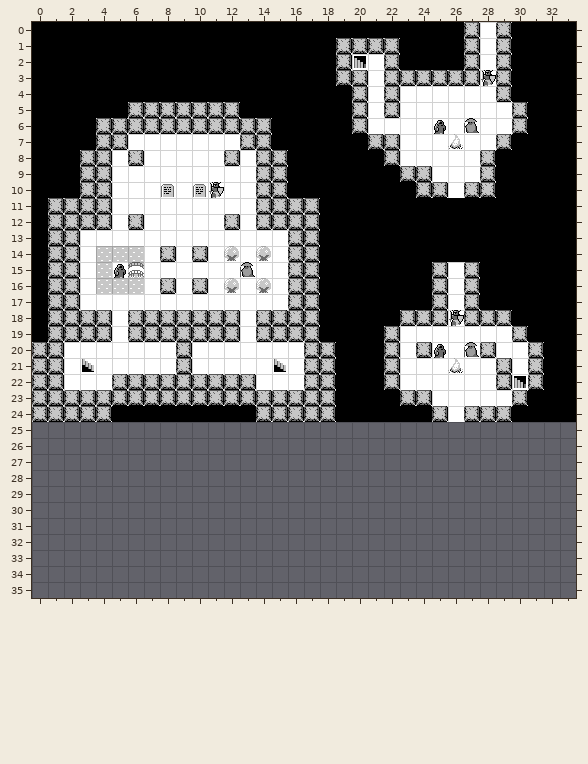
Two versions of a level (Tiled map, assets/sketch-1-east-west-sages.tmx). The picture above is the old version.
Cells are 16x16 px. Shown: x 0..33, y 0..35. The old version is drawn lined up with the new one.
The same view after the edit:
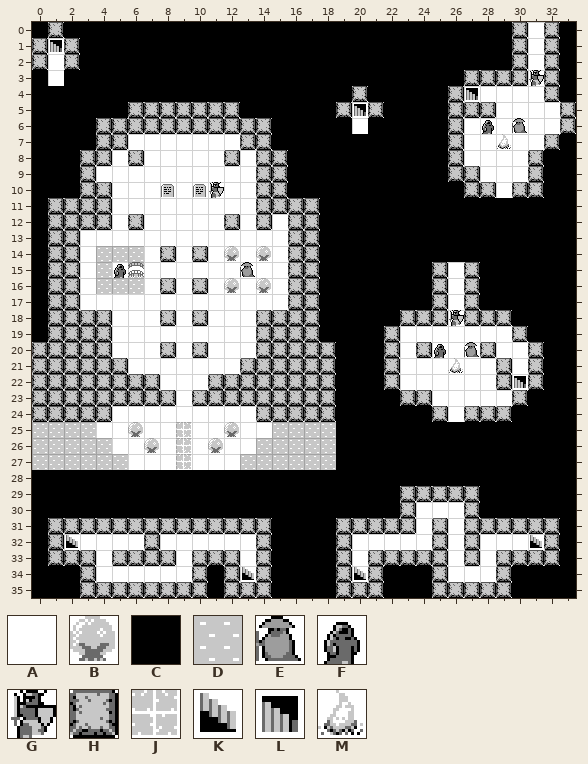
Key: from "valley-graphics-16x16-dungeon": A 0, B 1, C 2, D 4, E 7, F 8, G 9, H 10, J 11, K 12, L 13, M 15.
_ is an empty cell, . an unchanged one.
Message: updated sage area
The edit:
map size 34x25 -> 34x36 cells
--- layer "Tile Layer 1"
@@ x 0..33 @@
- 0 .C.........................HAHCCC.
- 1 CCC................HHHH....HAHCCC.
- 2 CCC................HLAH....HAHCCC.
- 3 .C.................HHAHHHHH.G.CCC.
- 4 .....................AHAAAAA.HCCC.
- 5 ...................CHAHAAAAAA.HCCC
- 6 ....................HAAAAFAEA.HCCC
- 7 .....................HHAAAM..HCCC.
- 8 ......................HAAAA.HCCC..
- 9 ....H..................HHAAAHCCC..
-10 ........................HHA..CCC..
+ 0 .H.........................CCCHAH.
+ 1 HLH................CCCC....CCCHAH.
+ 2 HAH................CCCC....CCCHAH.
+ 3 .A.................CCCCCCCC.H.HGH.
+ 4 .....................CCCCCHL.AAAH.
+ 5 ...................HLHCCCCHHH.AAAH
+ 6 ....................ACCCCCHAF.EAAH
+ 7 .....................CCCCCH..MAAH.
+ 8 ......................CCCCH.AAAH..
+ 9 ....A..................CCCHHAAAH..
+10 ........................CCC..AHH..
@@ x 15..15 @@
-12 H
+12 A
@@ x 0..33 @@
-18 ......HH.H.HH.....................
-19 ......HHHHHHH.....................
-20 ..AAA...AHA...AAA.................
-21 ..AKAA...H...AAKA.................
-22 ..AAA...HHH...AAA.................
-23 .........H........................
-24 .....CCCCCCCCC....................
-25 __________________________________
-26 __________________________________
-27 __________________________________
-28 __________________________________
-29 __________________________________
-30 __________________________________
-31 __________________________________
-32 __________________________________
-33 __________________________________
-34 __________________________________
-35 __________________________________
+18 ......AA.A.AA.....................
+19 ......AAAAAAA.....................
+20 ..HHH...HAH...HHH.................
+21 ..HHHH...A...HHHH.................
+22 ..HHH...AAA...HHH.................
+23 .........A........................
+24 .....AAAAAAAAA....................
+25 DDDDAABAAJAABAADDDDCCCCCCCCCCCCCCC
+26 DDDDDAABAJABAADDDDDCCCCCCCCCCCCCCC
+27 DDDDDDAAAJAAADDDDDDCCCCCCCCCCCCCCC
+28 CCCCCCCCCCCCCCCCCCCCCCCCCCCCCCCCCC
+29 CCCCCCCCCCCCCCCCCCCCCCCHHHHHCCCCCC
+30 CCCCCCCCCCCCCCCCCCCCCCCHAAAHCCCCCC
+31 CHHHHHHHHHHHHHHCCCCHHHHHAHAHHHHHHC
+32 CHKAAAAHAAAAAAHCCCCHAAAAAHAHAAAKHC
+33 CHHHAHHHHAHHHAHCCCCHAHHHHHAHAHHHHC
+34 CCCHAAAAAAHCHKHCCCCHKHCCCHAAAHCCCC
+35 CCCHHHHHHHHCHHHCCCCHHHCCCHHHHHCCCC
